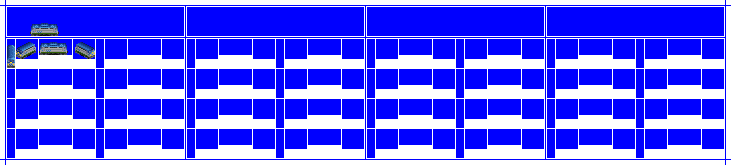
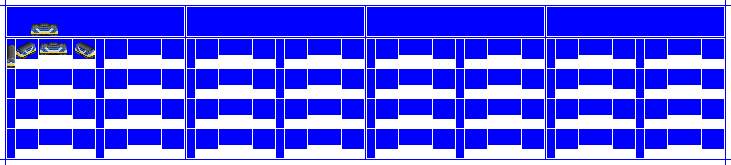
The second 731×165 image is a revision of the first. Changes to its layers:
added layer "WHITE copy" above "Liv34" over box(7, 23, 95, 68)
hid "Liv17" over box(7, 23, 95, 68)